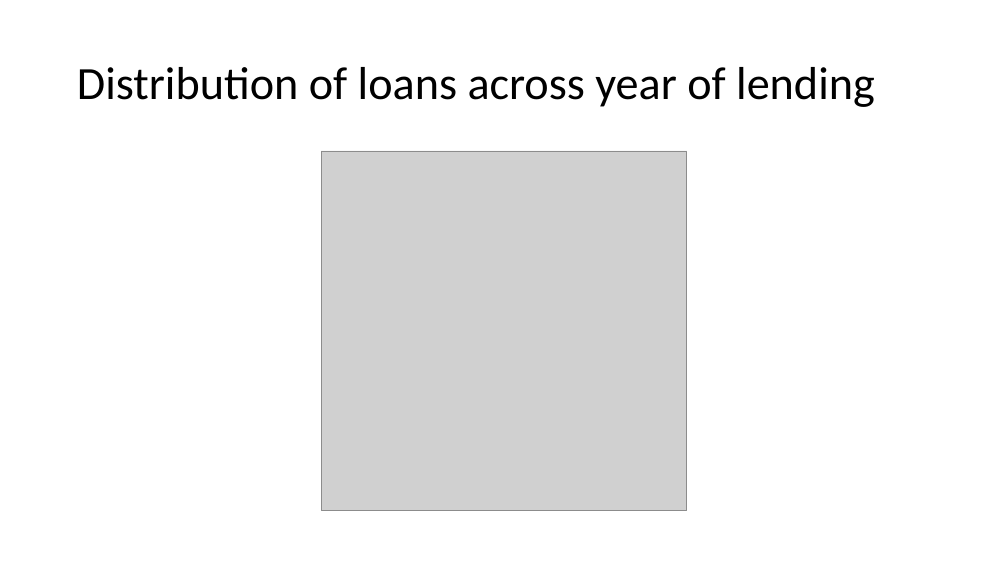
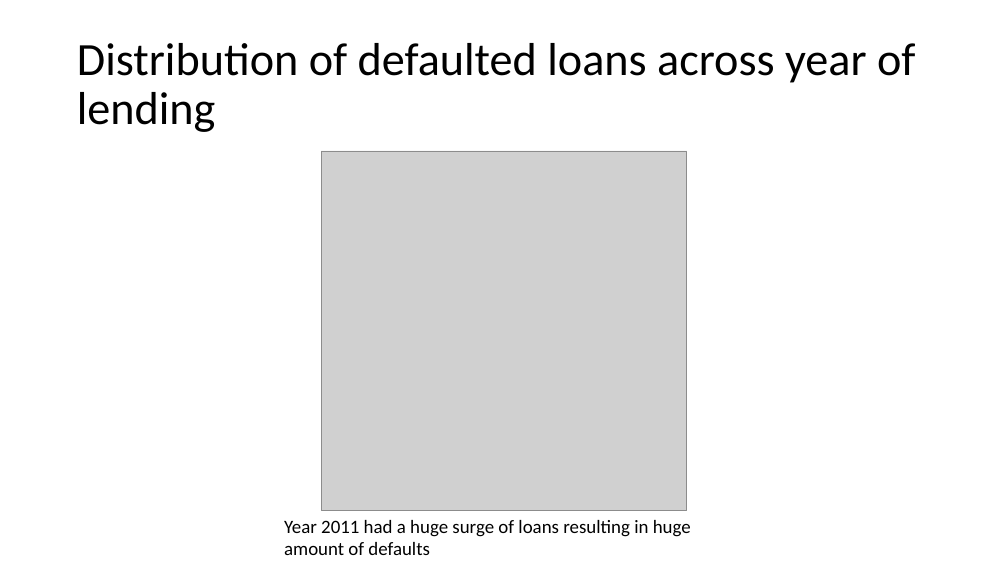
Before and after one commit to vjereme/Lending_Club_CaseStudy, a slide deck: slide 17 of Lending_Club_CaseStudy_Syed_Jereme.pptx (slide 19 before the commit). Drawn at 1008x567 pixels with LibreOffice and Linux fonts; fonts in the diff are those of the drawing; grey boxes stand for pictures. Boxes give left, top, right and bottom in pixels: in the first picture for what was removed or moved away, otherwise in the second. Text is boxed around its words. In the diff, an @@ line names an element or a change of style, - is before the commit and + after.

```diff
--- a/Lending_Club_CaseStudy_Syed_Jereme.pptx
+++ b/Lending_Club_CaseStudy_Syed_Jereme.pptx
@@ title at [77, 43, 915, 132]: text changed @@
-Distribution of loans across year of lending
+Distribution of defaulted loans across year of lending
@@ text added at [284, 520, 691, 555], 18 pt, text #000000 @@
+Year 2011 had a huge surge of loans resulting in huge amount of defaults
```
Also in this commit, not shown: 8 other slides changed, 10 slides added, 3 slides removed.
